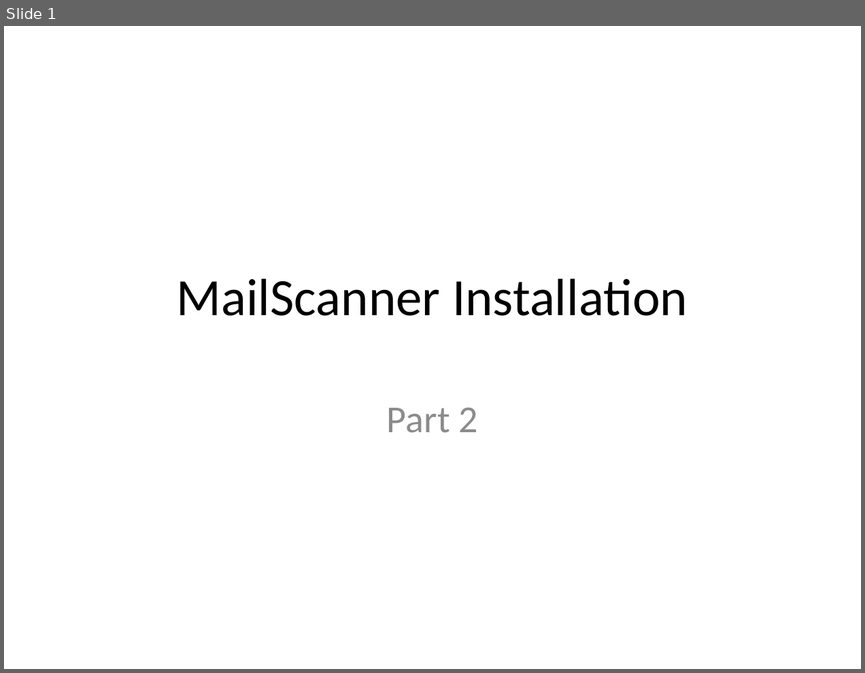
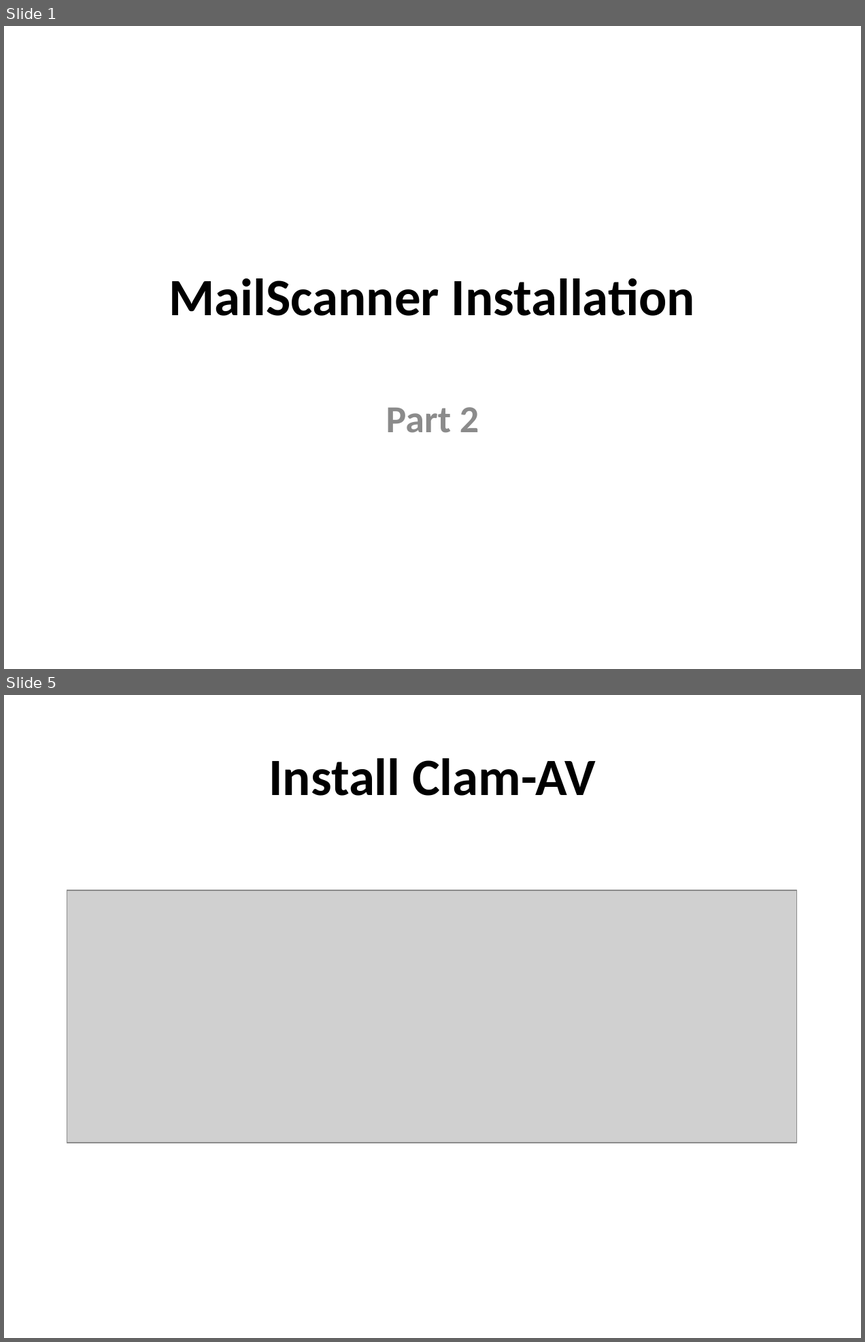
Before and after one commit to afnog/sse, a slide deck: postfix/mailfilter-pt2.pptx. Shown one above the other, each under a label of ours: slide 1 before the commit, slides 1 and 5 after it; the slides between them are not shown. The pictures are 865x673 and 865x1342 pixels, drawn with LibreOffice and Linux fonts; fonts in the diff are those of the drawing; grey boxes stand for pictures. Boxes give left, top, right and bottom in pixels: in the first picture for what was removed or moved away, otherwise in the second. Text is boxed around its words. In the diff, an @@ line names an element or a change of style, - is before the commit and + after.

```diff
--- a/postfix/mailfilter-pt2.pptx
+++ b/postfix/mailfilter-pt2.pptx
@@ slide 5 added at <box>4,695,861,1338</box>, background #FFFFFF @@
@@ title added at <box>269,758,596,796</box>, 44 pt, text #000000, bold @@
+Install Clam-AV
@@ picture added at <box>67,890,797,1142</box> @@
@@ slide 1 changed as well @@
@@ title "MailScanner Installation" at <box>169,278,695,316</box>: bold on @@
@@ subtitle "Part 2" at <box>386,407,479,433</box>: bold on @@
```
Also in this commit, not shown: 2 other slides changed, 8 other slides added, 12 slides removed.
